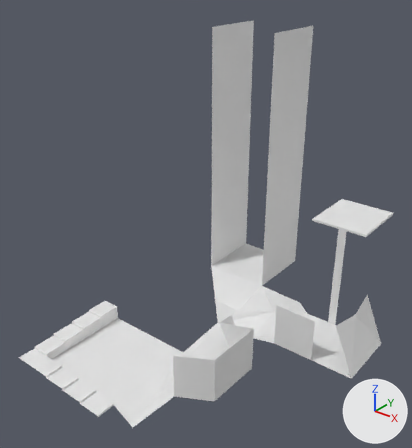
The OBJ model Zeldo/Content/Meshes/Demo.obj, before and after one commit.
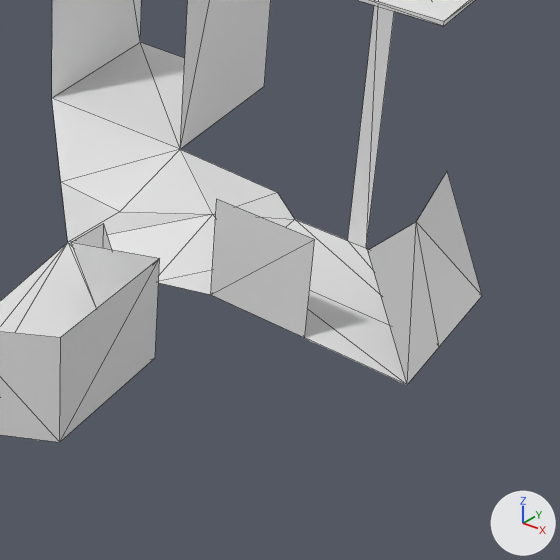
There are two pictures of each version: one whole from a camera (50 mm lens) standing at (32.4, -46.6, 38.9) and looking at (0.5, -6.7, 14.1), one close up on the part from 46% to 100% of the width and 51% to 100% of the height. Arrows for +X, +Y and +Z are at lower right; the lights stay in place. The close-ups show mesh edges as thin lines. Where no turn or scale is listed for an object, it has been applied to the vertices.

Names of what the first close-up shows: 'Demo'.
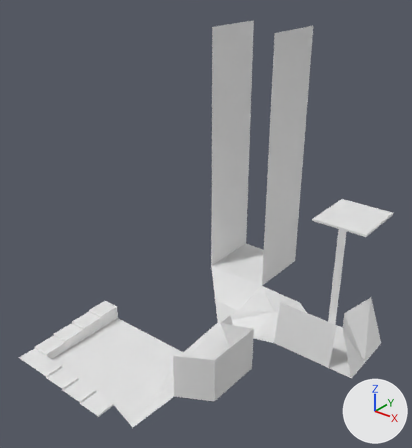
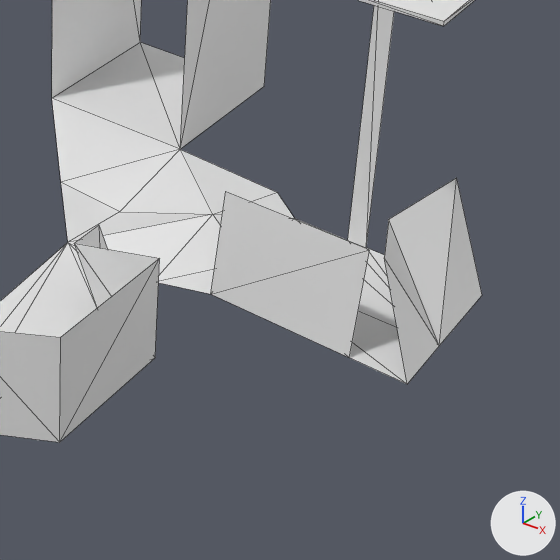
What differs and where, as boxes [x1, y1, x2, y2] in the close-ups (560 x 560 px; the box of a moved part takes in the faces that stretch with it):
part 1 of me_demo, moved or reshaped
    before: [71, 172, 482, 385]
    after: [75, 178, 482, 384]

The change, as a diff of the scene's bpy script:
```diff
--- a/Zeldo/Content/Meshes/Demo.obj.py
+++ b/Zeldo/Content/Meshes/Demo.obj.py
@@ me_demo @@
 me_demo.from_pydata(...)  # 96 vertices, 133 faces; spans x -12.0..16.3, y -22.0..13.0, z 0.0..31.0
 # used by ob_demo; location = (0.0, 0.0, 0.0)
-me_demo.vertices[16].co = (14.6, -0.8, 6.2)  # pixel (416, 221)
-me_demo.vertices[17].co = (14.0, -3.7, 6.2)  # pixel (367, 250)
-me_demo.vertices[18].co = (14.0, 3.3, 6.2)  # pixel (447, 170)
-me_demo.vertices[19].co = (11.8, -3.7, 1.0)  # pixel (304, 337)
-me_demo.vertices[20].co = (7.3, -3.7, 5.8)  # pixel (216, 198)
-me_demo.vertices[21].co = (11.8, -3.7, 5.8)  # pixel (314, 239)
-me_demo.vertices[27].co = (2.8, -7.5, 3.7)  # pixel (71, 242)
-me_demo.vertices[31].co = (3.0, -5.5, 3.7)  # pixel (103, 223)
+# me_demo part 1
+me_demo.vertices[16].co = (13.3, -0.4, 5.5)  # pixel (388, 219)
+me_demo.vertices[17].co = (14.6, -3.5, 6.0)  # pixel (384, 257)
+me_demo.vertices[18].co = (14.6, 3.0, 6.3)  # pixel (456, 177)
+me_demo.vertices[19].co = (13.8, -3.7, 1.0)  # pixel (349, 357)
+me_demo.vertices[20].co = (7.3, -3.0, 5.8)  # pixel (225, 191)
+me_demo.vertices[21].co = (13.8, -3.0, 5.8)  # pixel (369, 249)
+me_demo.vertices[27].co = (3.0, -7.5, 3.8)  # pixel (74, 243)
+me_demo.vertices[31].co = (3.0, -5.8, 3.8)  # pixel (99, 224)
```
